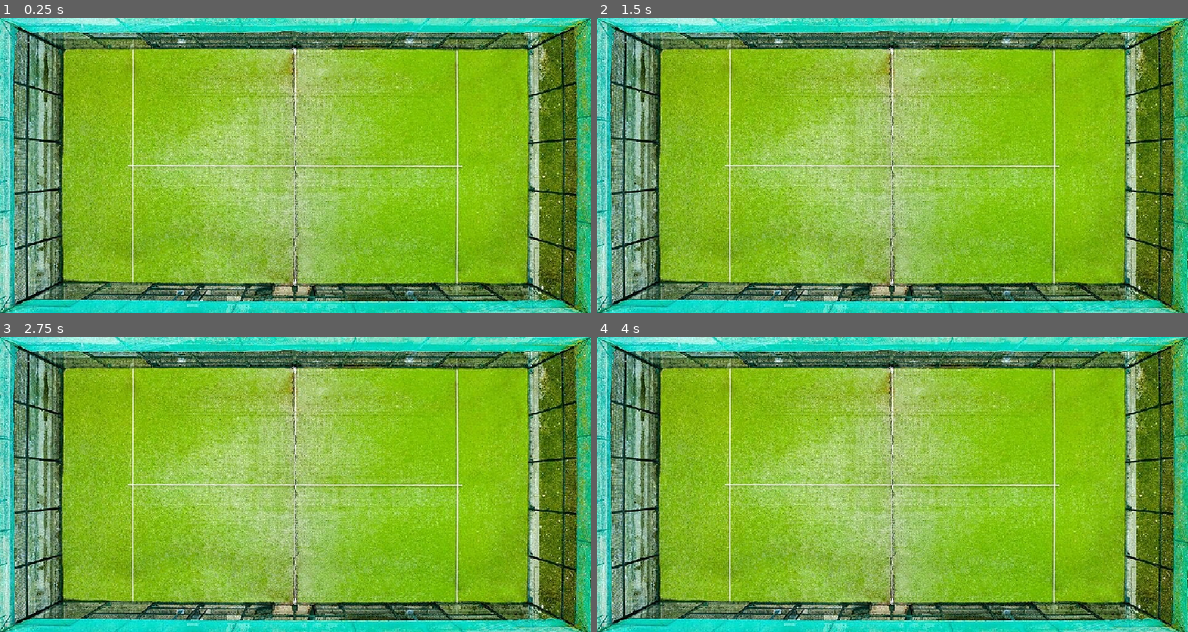
Above: before the commit, frames 1-4 (two rows, left to right).
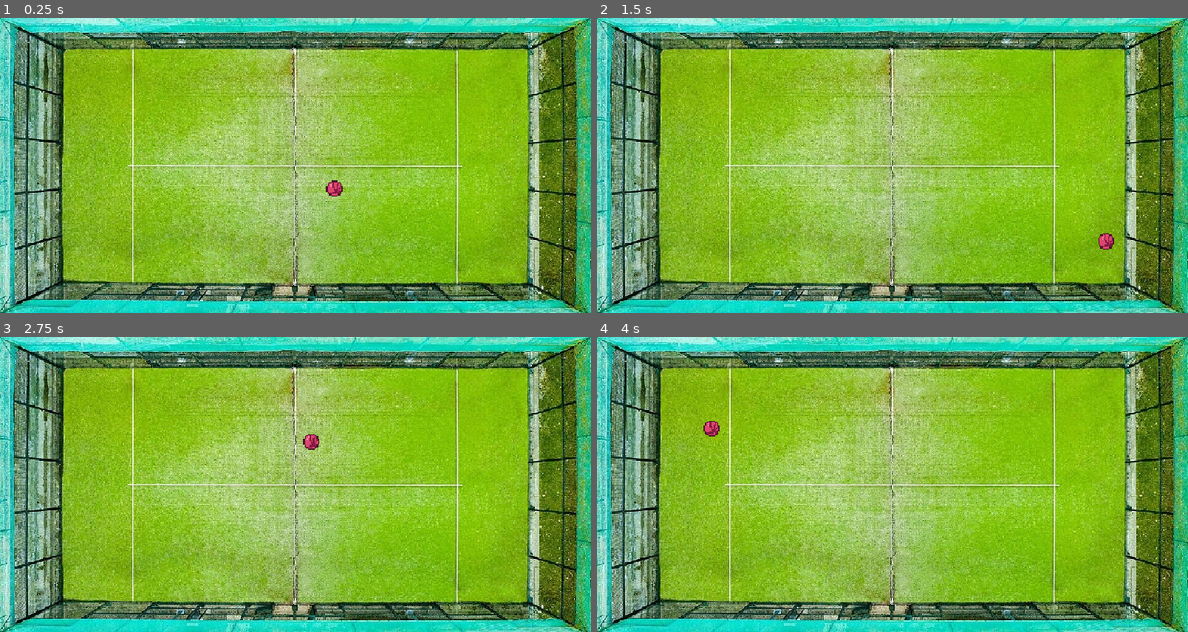
Above: after the commit, the same moments.

Repository: MartinHernandezManzano/Super_Alpha_Cat_Padel_5000
Game: Godot game, scene res://scenes/main.tscn
Two runs of this game, one before a commit and one after it. Both use one fixed random seed, a clock stepped at 60 frames per second and the inputs below.
Inputs:
- Up to frame 1 (0.25 s): no input
- Up to frame 2 (1.5 s): no input
- Up to frame 3 (2.75 s): no input
- Up to frame 4 (4 s): no input

The runs differ from the first frame. In frame 1, 0.1% of the frame differs, in the area x 55-58%, y 55-61%; in frame 2, 0.1%, in the area x 84-88%, y 73-79%; in frame 3, 0.1%; in frame 4, 0.1%.

Commit message:
metido ovillo con su colisión y movimiento. AHORA MISMO ESTO ES EL SALVAPANTALLAS DE DVD!!!!:

Diff:
--- a/scenes/main.tscn
+++ b/scenes/main.tscn
@@ -2,6 +2,7 @@
 
 [ext_resource type="Script" uid="uid://76ubk4600fgi" path="res://scripts/main.gd" id="1_0wfyh"]
 [ext_resource type="Texture2D" uid="uid://c0etqyj3it6xu" path="res://assets/padel.jpg" id="2_sugp2"]
+[ext_resource type="PackedScene" uid="uid://cf75dvvo7wvf1" path="res://scenes/ovillo.tscn" id="3_sugp2"]
 
 [sub_resource type="RectangleShape2D" id="RectangleShape2D_jh8fr"]
 size = Vector2(757, 40)
@@ -41,3 +42,6 @@
 [node name="CollisionShape2D2" type="CollisionShape2D" parent="Paredes/ParedDcha" unique_id=136349103]
 position = Vector2(878, 251)
 shape = SubResource("RectangleShape2D_yshh4")
+
+[node name="Ovillo" parent="." unique_id=1761997163 instance=ExtResource("3_sugp2")]
+position = Vector2(480, 240)
--- /dev/null
+++ b/scenes/ovillo.tscn
@@ -0,0 +1,17 @@
+[gd_scene format=3 uid="uid://cf75dvvo7wvf1"]
+
+[ext_resource type="Script" uid="uid://cr47ryr8j8svc" path="res://scripts/ovillo.gd" id="1_36n3n"]
+[ext_resource type="Texture2D" uid="uid://bob3j53di8dkl" path="res://assets/sprites/ovillo.png" id="1_clj6a"]
+
+[sub_resource type="CircleShape2D" id="CircleShape2D_jh8fr"]
+radius = 13.0
+
+[node name="Ovillo" type="CharacterBody2D" unique_id=1761997163]
+motion_mode = 1
+script = ExtResource("1_36n3n")
+
+[node name="Sprite2D" type="Sprite2D" parent="." unique_id=2001661990]
+texture = ExtResource("1_clj6a")
+
+[node name="CollisionShape2D" type="CollisionShape2D" parent="." unique_id=2061408321]
+shape = SubResource("CircleShape2D_jh8fr")
--- /dev/null
+++ b/scripts/ovillo.gd
@@ -0,0 +1,15 @@
+extends CharacterBody2D
+
+# velocidad en pixeles por segundo, se puede cambiar desde el inspector
+@export var velocidad: float = 300.0
+
+func _ready() -> void:
+	# direccion inicial en diagonal, normalized la deja con longitud 1
+	velocity = Vector2(1, 0.6).normalized() * velocidad
+
+func _physics_process(delta: float) -> void:
+	# mueve el ovillo y si choca con algo devuelve info del choque
+	var choque := move_and_collide(velocity * delta)
+	if choque:
+		# rebota usando la normal de la superficie con la que choco
+		velocity = velocity.bounce(choque.get_normal())
Not shown, added: scripts/ovillo.gd.uid
